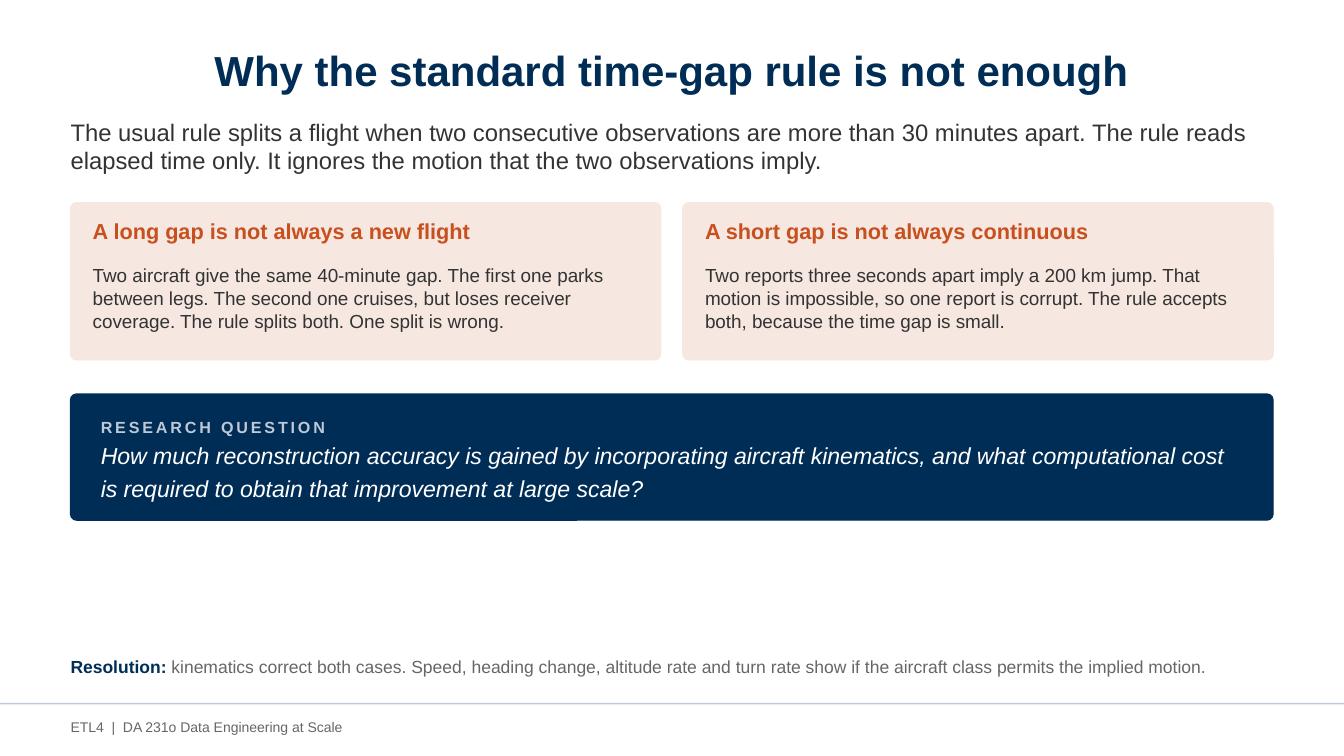
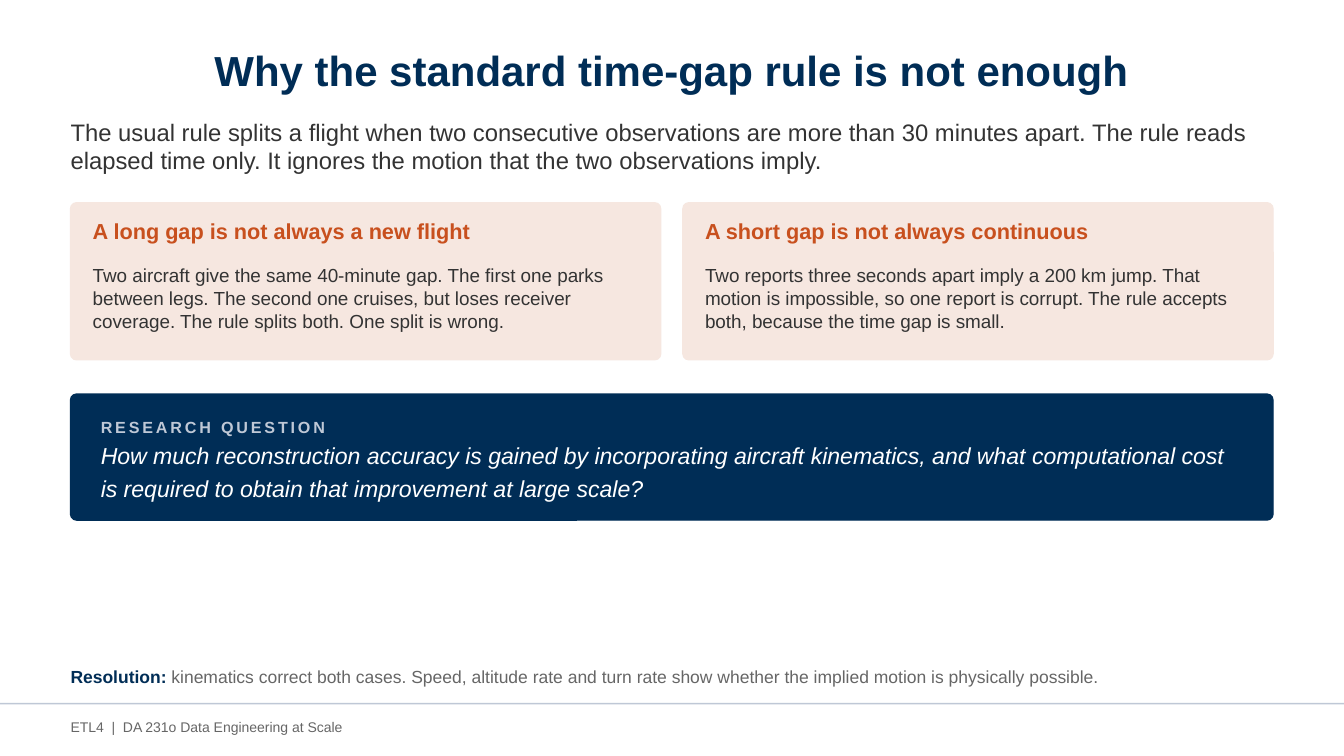
Before and after one commit to AvinashKompalli/Clean-Flight-Paths-from-Noisy-Aircraft-Data-at-Scale, a slide deck: slide 3 of etl4/docs/ETL4_Project_Presentation.pptx. Drawn at 1344x756 pixels with LibreOffice and Linux fonts; fonts in the diff are those of the drawing. Boxes give left, top, right and bottom in pixels: in the first picture for what was removed or moved away, otherwise in the second. Text is boxed around its words. In the diff, an @@ line names an element or a change of style, - is before the commit and + after.

Commit message:
docs: describe Method B segmentation as the code implements it
The report and the deck both said Method B breaks a flight when any of
five features exceeds "a threshold physically implausible for the
aircraft class, with thresholds derived from published type-certification
limits". etl4/reconstruct/kinematic.py does neither.

The boundary expression is time gap > 1,800 s, the position-jump flag,
|alt_rate| > 50 m/s, |turn_rate| > 30 deg/s, or a callsign change. The
three limits are module constants. The jump flag comes from clean.py,
which compares implied straight-line speed against 340 m/s. There is no
speed-change trigger separate from that flag, and nothing reads an
aircraft type.

Both artifacts now state the five real triggers with their values, and
say the thresholds are fixed in code. The motivation slide and section
1.2 keep the general argument for kinematics but no longer imply the
implementation resolves anything per aircraft class.

Numbers added to the report are 1,800, 50, 30 and 340; none were removed.

```diff
--- a/etl4/docs/ETL4_Project_Presentation.pptx
+++ b/etl4/docs/ETL4_Project_Presentation.pptx
@@ text at box(71, 670, 1098, 687): text changed @@
-Resolution: kinematics correct both cases. Speed, heading change, altitude rate and turn rate show if the aircraft class permits the implied motion.
+Resolution: kinematics correct both cases. Speed, altitude rate and turn rate show whether the implied motion is physically possible.
```
Also in this commit, not shown: 1 other slide changed, 2 other files.
